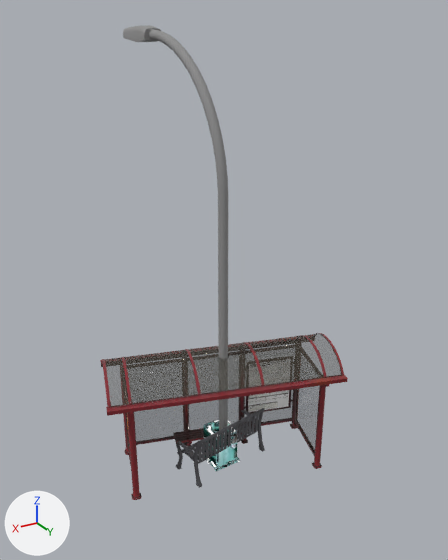
An edit to the glTF model public/models/props.glb, drawn before and after from the same camera.
Before and after are seen from a 50 mm lens placed at (5.51, 9.3, 8.82), pointed at (-0.25, -0.29, 4.03). The axes (+X, +Y, +Z) are drawn at lower left. The lights are the same throughout. The first picture is the older version. Where no turn or scale is listed for an object, it has been applied to the vertices.

Objects in the first picture: 'bench', 'bin', 'lamp', 'shelter'.
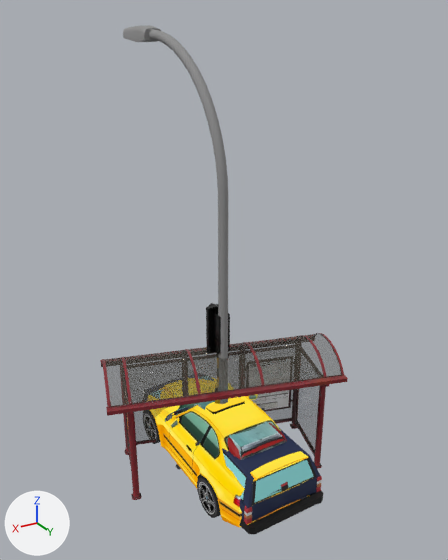
Location of each change, (x1, y1, x2, y2) in pixels of the pictures (448 x 560 px):
'car_e36', added (yellow): after (143, 377, 308, 528)
'car_volvo', added: after (142, 373, 323, 534)
'car_corolla', added (mostly hidden): after (150, 375, 287, 460)
'signal', added: after (206, 303, 230, 404)
    faces in mat_metall_pole (black #000000): (206, 303, 230, 392)
'bin', surface changed: (204, 420, 240, 471) in both
'car_golf', added (mostly hidden): after (166, 411, 287, 460)

The change, as a diff of the scene's bpy script:
```diff
--- a/public/models/props.glb.py
+++ b/public/models/props.glb.py
@@ mat_tex_u1_v1 @@
 n5 = _N.new('ShaderNodeTexImage'); n5.name = 'Image Texture'
-n5.image = img_image_5
+n5.image = img_image_7
 _L.new(n1.outputs[0], n3.inputs[0])  # 'Is Camera Ray' to 'Factor'
@@ mat_08___default @@
+mat_08___default = bpy.data.materials.new('08___Default')
+# uses the picture img_image_6
@@ mat_car_golf @@
+mat_car_golf = bpy.data.materials.new('car_golf')
+mat_car_golf.use_nodes = True; mat_car_golf.node_tree.nodes.clear()
+_N = mat_car_golf.node_tree.nodes; _L = mat_car_golf.node_tree.links
+n0 = _N.new('ShaderNodeBsdfPrincipled'); n0.name = 'Principled BSDF'
+n0.inputs[1].default_value = 0.1  # 'Metallic'
+n0.inputs[2].default_value = 0.55  # 'Roughness'
+n1 = _N.new('ShaderNodeOutputMaterial'); n1.name = 'Material Output'
+n2 = _N.new('ShaderNodeVertexColor'); n2.name = 'Color Attribute'
+_L.new(n0.outputs[0], n1.inputs[0])  # 'BSDF' to 'Surface'
+_L.new(n2.outputs[0], n0.inputs[0])  # 'Color' to 'Base Color'
@@ ob_car_e36 @@
+ob_car_e36 = bpy.data.objects.new('car_e36', me_car_e36)  # 451 vertices, 850 faces; spans x -1.06..1.06, y -2.22..2.22, z -0.79..0.79
+ob_car_e36.location = (0.0, 0.0, 0.79)
@@ ob_car_corolla @@
+ob_car_corolla = bpy.data.objects.new('car_corolla', me_car_corolla)  # 82 vertices, 144 faces; spans x -0.76..0.76, y -2.05..2.05, z -0.73..0.73; in mat_body (picture img_image_5)
+ob_car_corolla.location = (0.0, 0.0, 0.73)
@@ ob_car_volvo @@
+ob_car_volvo = bpy.data.objects.new('car_volvo', me_car_volvo)  # 1388 vertices, 2728 faces; spans x -0.99..0.99, y -2.43..2.43, z -0.66..0.66
+ob_car_volvo.location = (0.0, 0.0, 0.66)
@@ ob_car_golf @@
+ob_car_golf = bpy.data.objects.new('car_golf', me_car_golf)  # 1475 vertices, 2544 faces; spans x -0.98..0.98, y -2.01..2.01, z -0.71..0.71
+ob_car_golf.location = (0.0, 0.0, 0.73)
@@ ob_signal @@
+ob_signal = bpy.data.objects.new('signal', me_signal)  # 366 vertices, 694 faces; spans x -0.36..0.36, y -0.37..0.37, z -1.79..1.79; in mat_metall_pole (black #000000), mat_green_light (white #ffffff, glowing green #089000), mat_yellow_light (white #ffffff, glowing yellow #ffc200), mat_red_light (white #ffffff, glowing red #ff001a), mat_material_001 (yellow #e7ae0b)
+ob_signal.location = (0.0, 0.0, 1.79)
```
